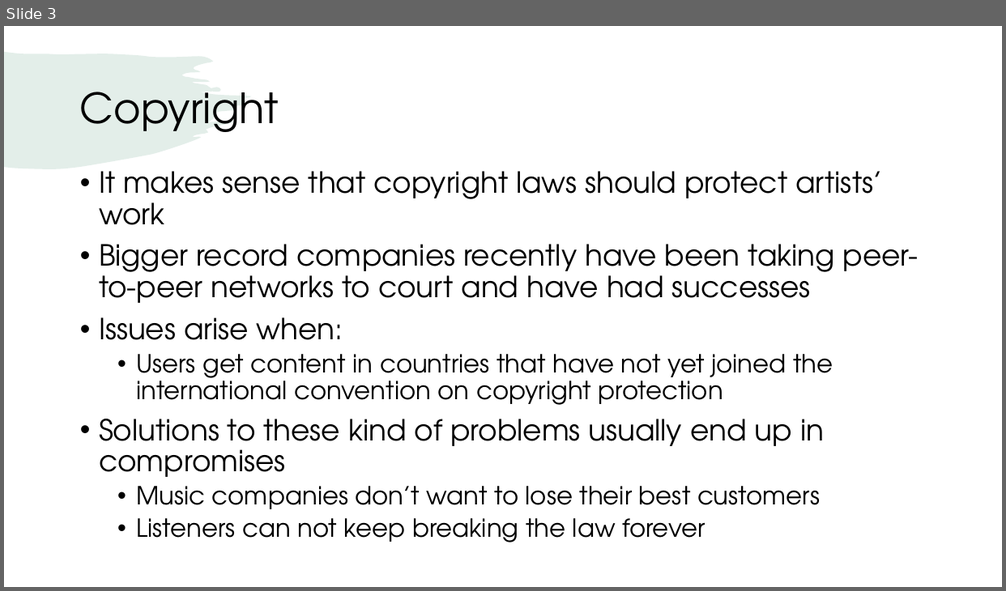
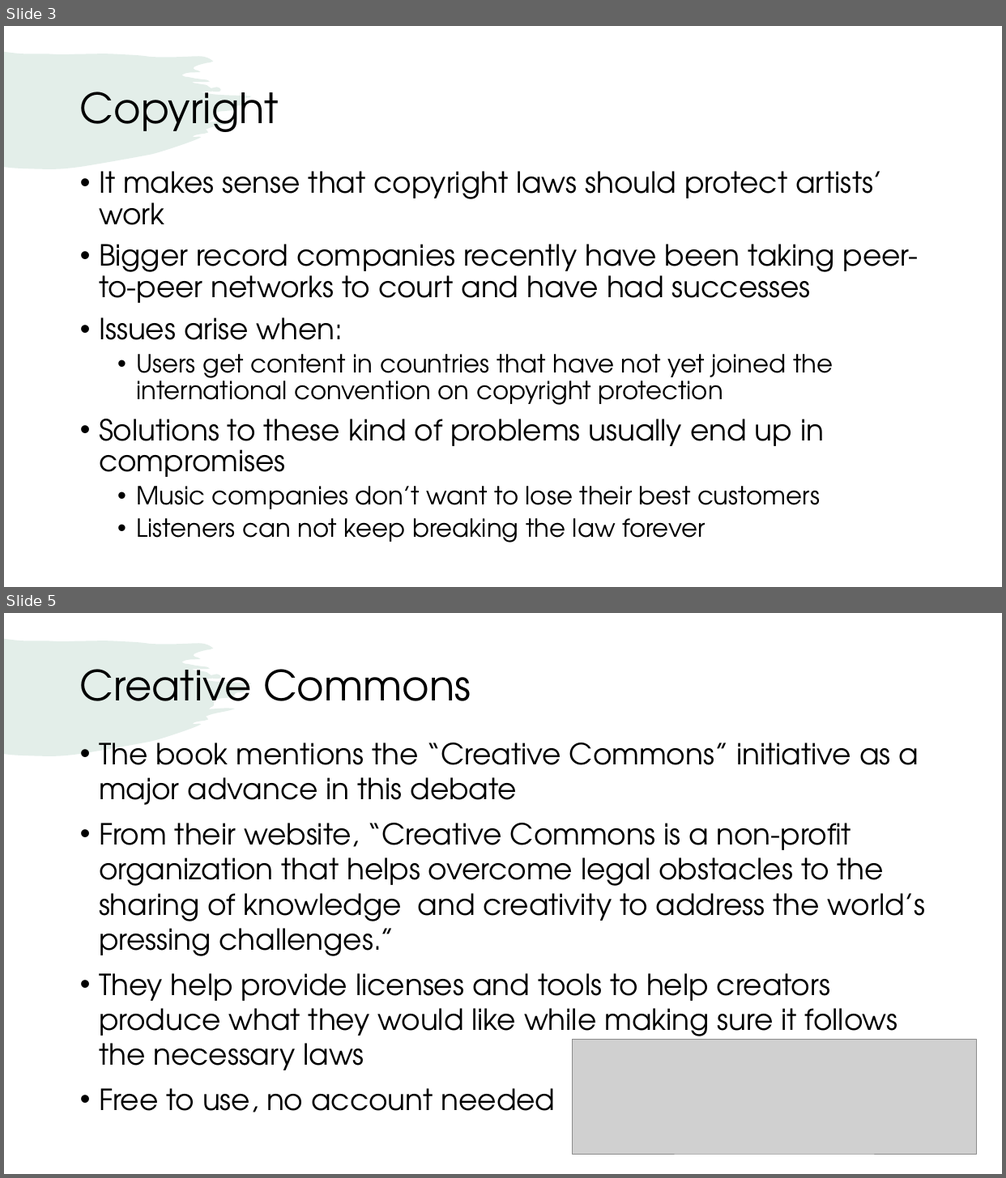
Before and after one commit to jackambery/All-Dual-Enrollment-Work, a slide deck: Student Presentations/CopyrightPresentation.pptx. Shown one above the other, each under a label of ours: slide 3 before the commit, slides 3 and 5 after it; the slides between them are not shown. The pictures are 1006x591 and 1006x1178 pixels, drawn with LibreOffice and Linux fonts; fonts in the diff are those of the drawing; grey boxes stand for pictures. Boxes give left, top, right and bottom in pixels: in the first picture for what was removed or moved away, otherwise in the second. Text is boxed around its words. In the diff, an @@ line names an element or a change of style, - is before the commit and + after.

```diff
--- a/Student Presentations/CopyrightPresentation.pptx
+++ b/Student Presentations/CopyrightPresentation.pptx
@@ slide 5 added at box(4, 613, 1002, 1174), background #FFFFFF; not listed: 1 template element that a slide beside it also shows @@
@@ title added at box(80, 669, 471, 701), 40 pt, text #000000 @@
+Creative Commons
@@ text added at box(99, 743, 926, 1113), 28 pt, text #000000 @@
+• The book mentions the “Creative Commons” initiative as a major advance in this debate
+• From their website, “Creative Commons is a non-profit organization that helps overcome legal obstacles to the sharing of knowledge and creativity to address the world’s pressing challenges.”
+• They help provide licenses and tools to help creators produce what they would like while making sure it follows the necessary laws
+• Free to use, no account needed
@@ picture added at box(572, 1040, 978, 1154) @@
```
Also in this commit, not shown: 1 slide changed, 4 other slides added.
